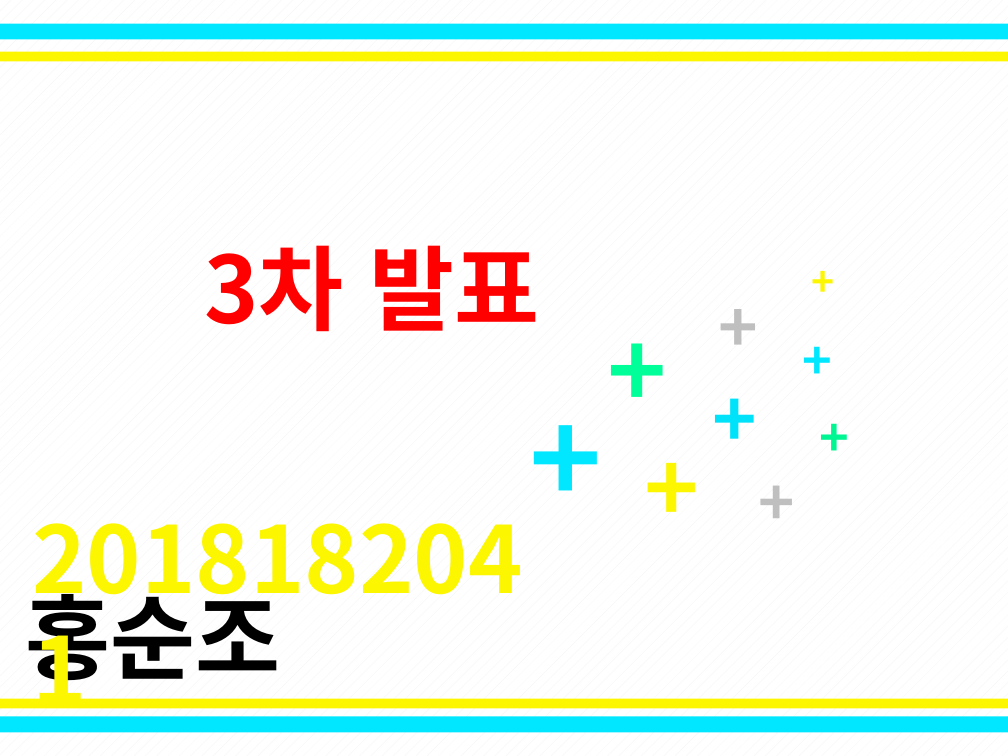
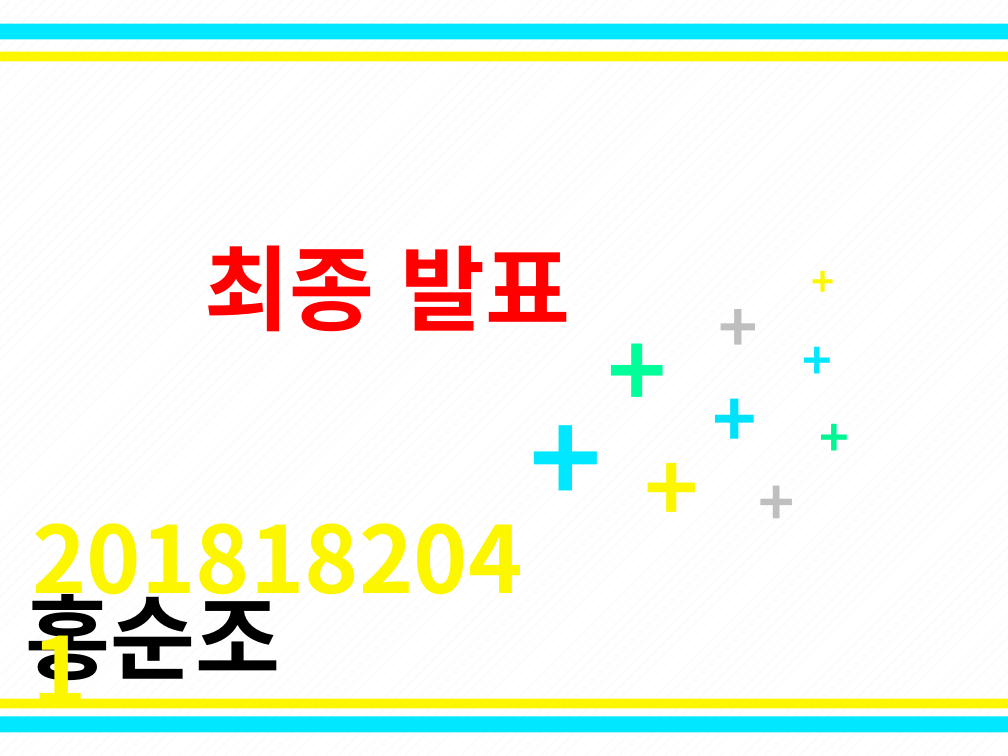
Before and after one commit to SuperHong94/2D_Game_Project-2018182041, a slide deck: slide 1 of 3차발표.pptx. Drawn at 1008x756 pixels with LibreOffice and Linux fonts; fonts in the diff are those of the drawing. Boxes give left, top, right and bottom in pixels: in the first picture for what was removed or moved away, otherwise in the second. Text is boxed around its words. In the diff, an @@ line names an element or a change of style, - is before the commit and + after.

Commit message:
최종

```diff
--- a/3차발표.pptx
+++ b/3차발표.pptx
@@ text at <box>204,245,570,332</box>: text changed @@
-3차 발표
+최종 발표
```
Also in this commit, not shown: 1 other slide changed, 9 other files.
